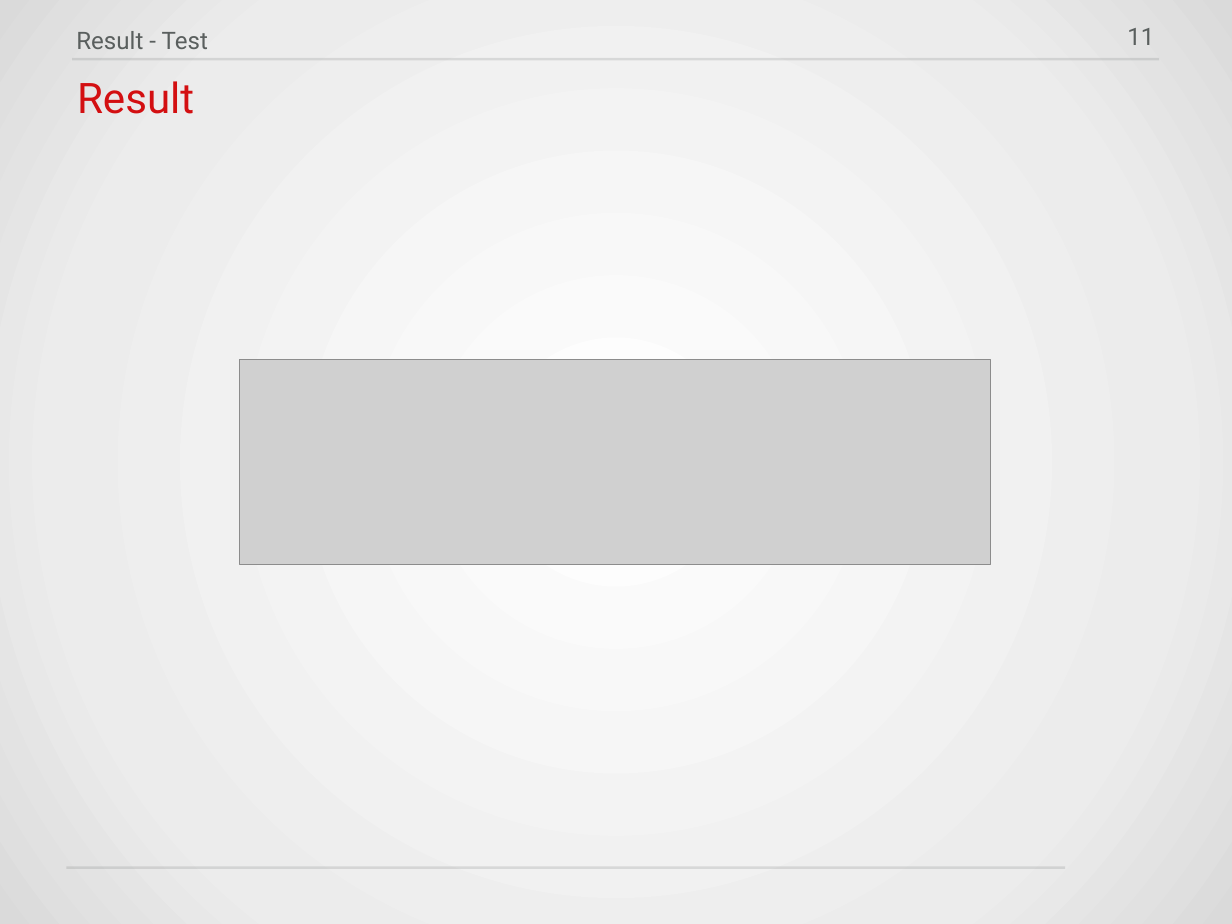
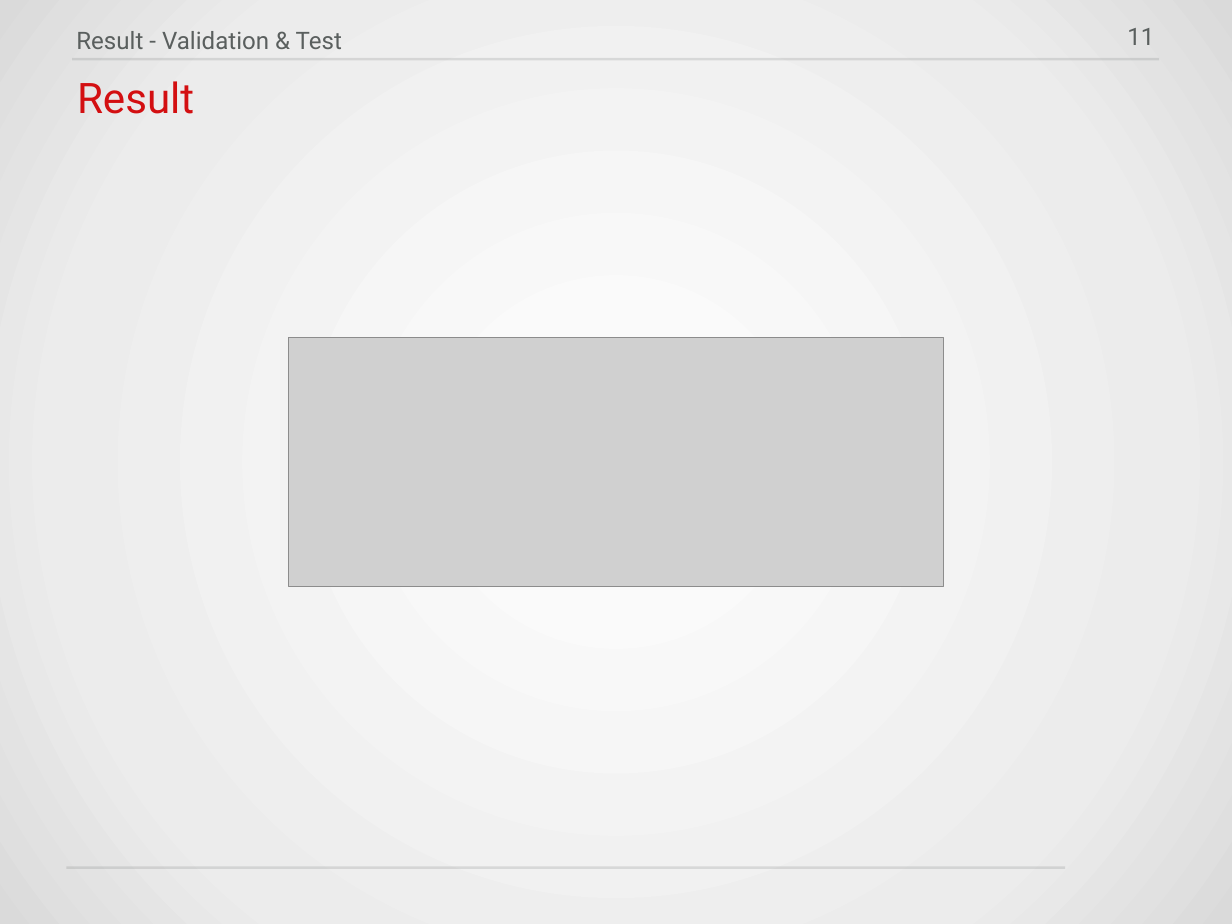
Before and after one commit to HWTeng-Teaching/202409-ML-FinTech, a slide deck: slide 11 of projects/8_Predicting_Rental_Prices_with_Machine_Learning.pptx. Drawn at 1232x924 pixels with LibreOffice and Linux fonts; fonts in the diff are those of the drawing; grey boxes stand for pictures; background and template pictures are left out. Boxes give left, top, right and bottom in pixels: in the first picture for what was removed or moved away, otherwise in the second. Text is boxed around its words. In the diff, an @@ line names an element or a change of style, - is before the commit and + after.

```diff
--- a/projects/8_Predicting_Rental_Prices_with_Machine_Learning.pptx
+++ b/projects/8_Predicting_Rental_Prices_with_Machine_Learning.pptx
@@ text at bbox=[76, 31, 342, 49]: text changed @@
-Result - Test
+Result - Validation & Test
@@ picture: place and size @@
-picture at bbox=[240, 360, 991, 564]
+picture at bbox=[289, 337, 943, 587]
```
Also in this commit, not shown: 1 other slide changed.
